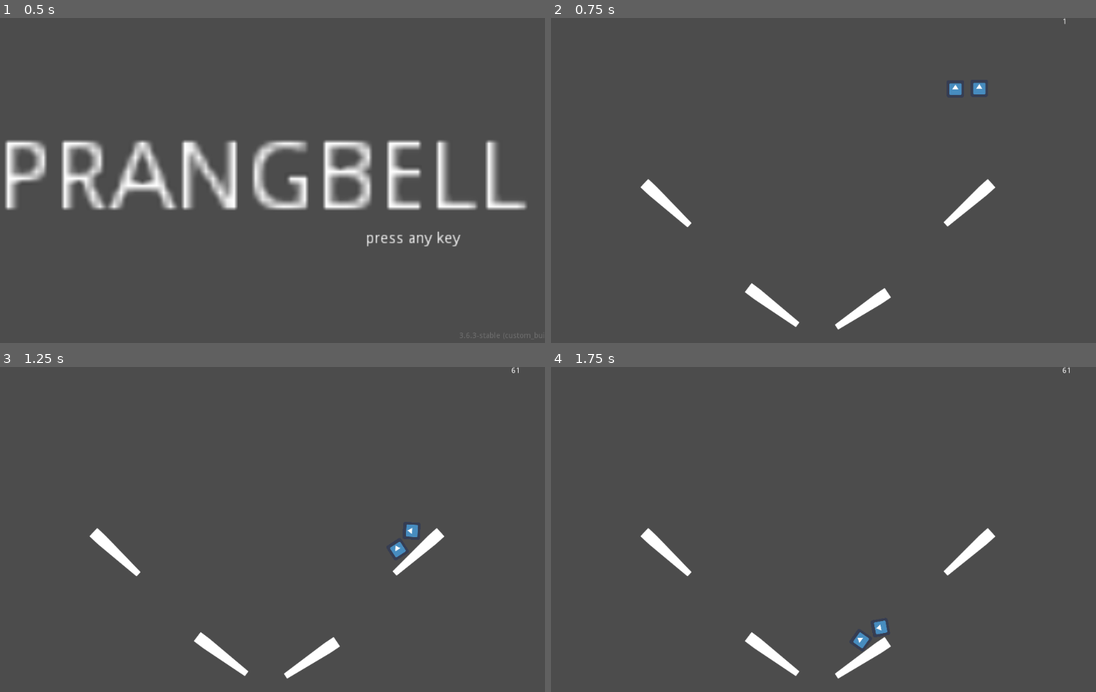
Above: before the commit, frames 1-4 (two rows, left to right).
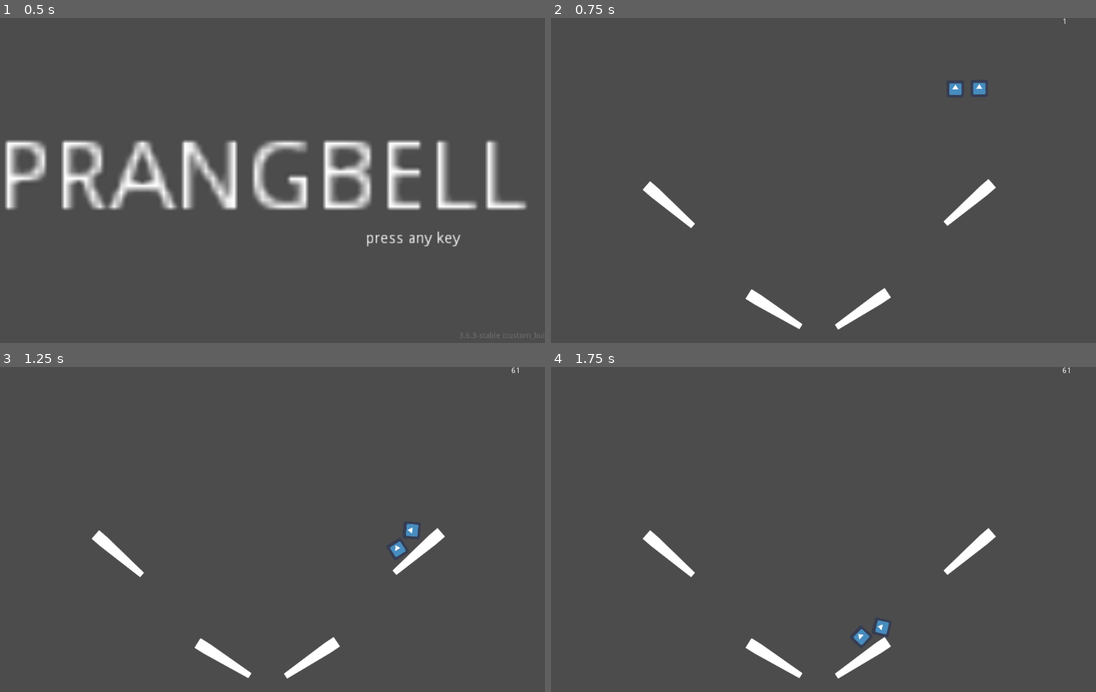
Above: after the commit, the same moments.

Repository: ioxu/pinball
Game: Godot game, scene res://screens/splash.tscn
Same seed, same stepped clock (60 frames per second), same inputs: the game is played once before the commit and once after it. The engine's default icon, where the game draws it, is replaced by a stand-in: a white triangle on a blue panel in a dark square.
Inputs:
- Up to frame 1 (0.5 s): no input
- Up to frame 2 (0.75 s): tap Enter at 0.5 s
- Up to frame 3 (1.25 s): no input
- Up to frame 4 (1.75 s): no input

Frame 1 is identical in both runs. In frame 2, 0.4% of the frame differs, in the area x 16-82%, y 49-96%; in frame 3, 0.5%; in frame 4, 0.6%.

Commit message:
paddle angle display arc
editor debug display of paddle range arc

Diff:
--- a/levels/test_level.tscn
+++ b/levels/test_level.tscn
@@ -4,7 +4,7 @@
 [ext_resource path="res://parts/balls/ball.tscn" type="PackedScene" id=2]
 
 [sub_resource type="CapsuleShape2D" id=1]
-height = 96.0
+height = 100.0
 
 [sub_resource type="RectangleShape2D" id=2]
 extents = Vector2( 514, 74.5 )
@@ -20,7 +20,7 @@
 script = ExtResource( 1 )
 sidedness = 1
 angle_min = 146
-angle_range = 81
+angle_range = 90
 
 [node name="pivot" type="Node2D" parent="paddle"]
 
@@ -38,11 +38,11 @@
 polygon = PoolVector2Array( -11.0061, -9.99332, -103.003, -4.93744, -102.997, 5, -10, 10.0067, 10, 9.99451, 9.9939, -10.0061 )
 
 [node name="paddle3" type="Node2D" parent="."]
-position = Vector2( 824, 312 )
-rotation = -3.87463
+position = Vector2( 825, 312 )
+rotation = -3.85718
 script = ExtResource( 1 )
 sidedness = 1
-angle_min = -222
+angle_min = -221
 angle_range = 90
 
 [node name="pivot" type="Node2D" parent="paddle3"]
@@ -60,45 +60,49 @@
 antialiased = true
 polygon = PoolVector2Array( -11.0061, -9.99332, -103.003, -4.93744, -102.997, 5, -10, 10.0067, 10, 9.99451, 9.9939, -10.0061 )
 
-[node name="paddle2" type="Node2D" parent="."]
-position = Vector2( 392, 504 )
-rotation = 3.78736
+[node name="paddle5" type="Node2D" parent="."]
+position = Vector2( 393, 515 )
+rotation = 6.84169
+scale = Vector2( 1, 1 )
 script = ExtResource( 1 )
-angle_min = 217
-angle_range = -90
+angle_min = 392
+angle_range = -88
 
-[node name="pivot" type="Node2D" parent="paddle2"]
+[node name="pivot" type="Node2D" parent="paddle5"]
 
-[node name="KinematicBody2D" type="KinematicBody2D" parent="paddle2/pivot"]
+[node name="KinematicBody2D" type="KinematicBody2D" parent="paddle5/pivot"]
 
-[node name="CollisionShape2D" type="CollisionShape2D" parent="paddle2/pivot/KinematicBody2D"]
-position = Vector2( -46, 1 )
+[node name="CollisionShape2D" type="CollisionShape2D" parent="paddle5/pivot/KinematicBody2D"]
+position = Vector2( 46, 1 )
 rotation = -1.5708
 shape = SubResource( 1 )
 
-[node name="Polygon2D" type="Polygon2D" parent="paddle2/pivot/KinematicBody2D"]
+[node name="Polygon2D" type="Polygon2D" parent="paddle5/pivot/KinematicBody2D"]
 rotation = 0.000607448
+scale = Vector2( -1, 1 )
 antialiased = true
 polygon = PoolVector2Array( -11.0061, -9.99332, -103.003, -4.93744, -102.997, 5, -10, 10.0067, 10, 9.99451, 9.9939, -10.0061 )
 
-[node name="paddle4" type="Node2D" parent="."]
-position = Vector2( 200, 312 )
-rotation = 3.89208
+[node name="paddle6" type="Node2D" parent="."]
+position = Vector2( 204, 316 )
+rotation = 6.99877
+scale = Vector2( 1, 1 )
 script = ExtResource( 1 )
-angle_min = 223
-angle_range = -90
+angle_min = 401
+angle_range = -88
 
-[node name="pivot" type="Node2D" parent="paddle4"]
+[node name="pivot" type="Node2D" parent="paddle6"]
 
-[node name="KinematicBody2D" type="KinematicBody2D" parent="paddle4/pivot"]
+[node name="KinematicBody2D" type="KinematicBody2D" parent="paddle6/pivot"]
 
-[node name="CollisionShape2D" type="CollisionShape2D" parent="paddle4/pivot/KinematicBody2D"]
-position = Vector2( -46, 1 )
+[node name="CollisionShape2D" type="CollisionShape2D" parent="paddle6/pivot/KinematicBody2D"]
+position = Vector2( 46, 1 )
 rotation = -1.5708
 shape = SubResource( 1 )
 
-[node name="Polygon2D" type="Polygon2D" parent="paddle4/pivot/KinematicBody2D"]
+[node name="Polygon2D" type="Polygon2D" parent="paddle6/pivot/KinematicBody2D"]
 rotation = 0.000607448
+scale = Vector2( -1, 1 )
 antialiased = true
 polygon = PoolVector2Array( -11.0061, -9.99332, -103.003, -4.93744, -102.997, 5, -10, 10.0067, 10, 9.99451, 9.9939, -10.0061 )
 
--- a/parts/paddle/paddle.gd
+++ b/parts/paddle/paddle.gd
@@ -26,11 +26,7 @@
 export var on_speed = 1000.0 # degrees per second?
 export var off_speed = 300.0
 
-
 export var is_activated = false
-
-
-
 
 func _ready():
 	angle_max = angle_min + angle_range
@@ -63,28 +59,63 @@
 	#print("rd",self.rotation_degrees)
 
 	if is_activated:
-		if sidedness == SIDEDNESS.right:
+		if angle_range > 0.0:
 			self.rotation_degrees += on_speed * dt
-		elif  sidedness == SIDEDNESS.left:
+		else:
 			self.rotation_degrees -= on_speed * dt
 
-	if sidedness == SIDEDNESS.right:
+	if angle_range > 0.0:
 		if self.rotation_degrees > angle_max:
 			self.rotation_degrees = angle_max
-	elif sidedness == SIDEDNESS.left:
+	else:
 		if self.rotation_degrees < angle_max:
 			self.rotation_degrees = angle_max
 
 	if is_activated == false:
-		if sidedness == SIDEDNESS.right:
+		if angle_range > 0.0:
 			self.rotation_degrees -= off_speed *dt
 			if self.rotation_degrees < angle_min:
 				self.rotation_degrees = angle_min
 
-		elif sidedness == SIDEDNESS.left:
+		else:
 			self.rotation_degrees += off_speed *dt
 			if self.rotation_degrees > angle_min:
 				self.rotation_degrees = angle_min
+
+#	if is_activated:
+#		if sidedness == SIDEDNESS.right:
+#			self.rotation_degrees += on_speed * dt
+#		elif  sidedness == SIDEDNESS.left:
+#			self.rotation_degrees -= on_speed * dt
+#
+#	if sidedness == SIDEDNESS.right:
+#		if self.rotation_degrees > angle_max:
+#			self.rotation_degrees = angle_max
+#	elif sidedness == SIDEDNESS.left:
+#		if self.rotation_degrees < angle_max:
+#			self.rotation_degrees = angle_max
+#
+#	if is_activated == false:
+#		if sidedness == SIDEDNESS.right:
+#			self.rotation_degrees -= off_speed *dt
+#			if self.rotation_degrees < angle_min:
+#				self.rotation_degrees = angle_min
+#
+#		elif sidedness == SIDEDNESS.left:
+#			self.rotation_degrees += off_speed *dt
+#			if self.rotation_degrees > angle_min:
+#				self.rotation_degrees = angle_min
+
+
+func _process(delta):
+	if Engine.is_editor_hint():
+		update()
+
+
+func _draw():
+	if Engine.is_editor_hint():
+		var _c = Color(0.294067, 0.855469, 0.350207, .5)
+		draw_arc(Vector2.ZERO, 115, 0, deg2rad(angle_range), 32, _c, 3.0, true)
 
 
 func setget_angle_min(new_value) -> void:
--- a/screens/game.gd
+++ b/screens/game.gd
@@ -3,7 +3,7 @@
 
 """
 
-onready var level = load("res://levels/test_level.tscn")
+onready var first_level = load("res://levels/test_level.tscn")
 
 func _ready():
 	var _ws = OS.get_window_size()
@@ -11,12 +11,17 @@
 
 	print("setting " + $ViewportContainer/Viewport.get_path()+"'s resolution to %s"%[_ws])
 	$ViewportContainer/Viewport.set_size( _ws )
-	switch_level( level )
+	switch_level( first_level )
 
 
-func _process(delta):
+func _process(_delta):
 	#$fps_label.text = str(Performance.get_monitor(Performance.TIME_FPS))
 	$fps_label.text = str(Engine.get_frames_per_second())
+
+
+func _input(event):
+	if Input.is_action_pressed("ui_cancel"):
+		get_tree().quit()
 
 
 func switch_level( level ) -> void :
